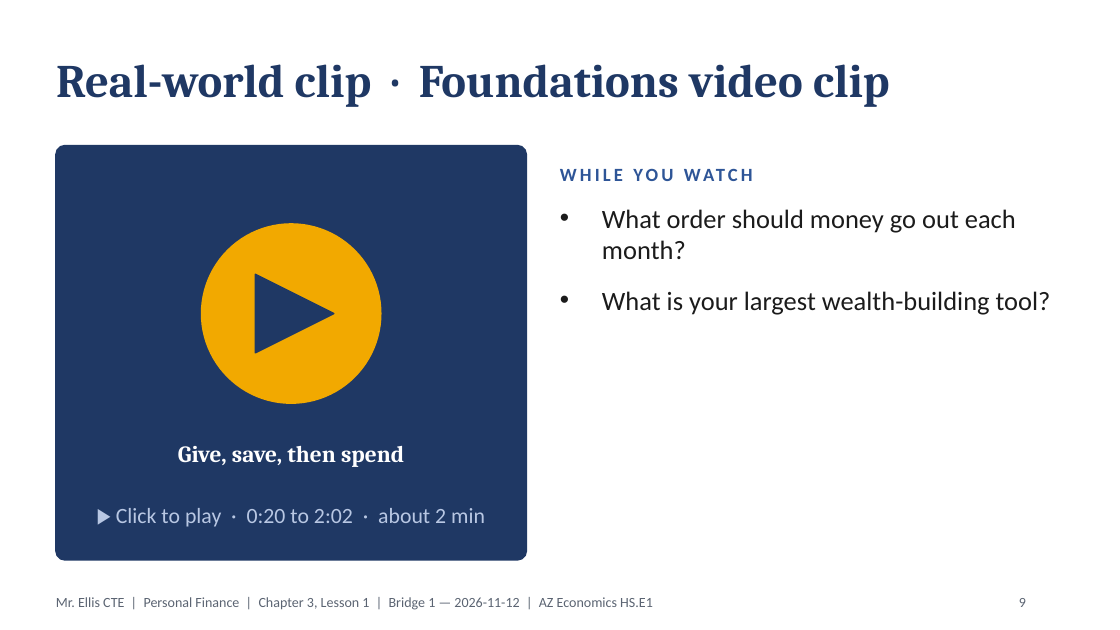
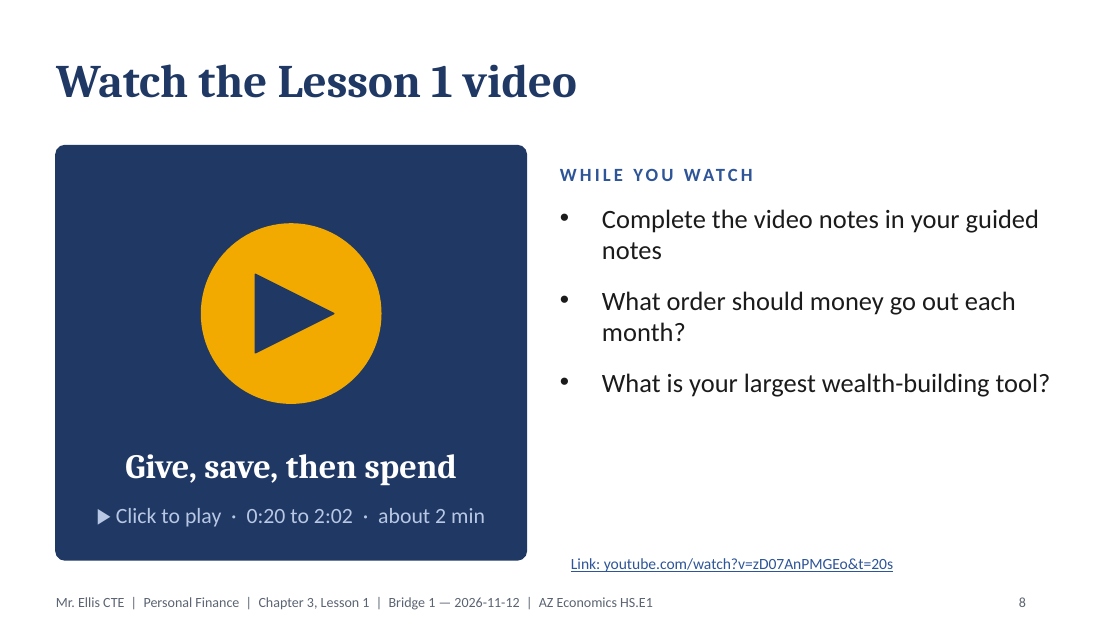
Before and after one commit to highgroundthree-art/electrical-el1-study-guides, a slide deck: slide 8 of financial-comprehension/personal/adult/Ch03_All_Lessons_ADULTS.pptx (slide 9 before the commit). Drawn at 1120x630 pixels with LibreOffice and Linux fonts; fonts in the diff are those of the drawing. Boxes give left, top, right and bottom in pixels: in the first picture for what was removed or moved away, otherwise in the second. Text is boxed around its words. In the diff, an @@ line names an element or a change of style, - is before the commit and + after.

```diff
--- a/financial-comprehension/personal/adult/Ch03_All_Lessons_ADULTS.pptx
+++ b/financial-comprehension/personal/adult/Ch03_All_Lessons_ADULTS.pptx
@@ title at (56, 64, 577, 98): text changed @@
-Real-world clip · Foundations video clip
+Watch the Lesson 1 video
@@ text at (602, 209, 1039, 259): paragraph added @@
+• Complete the video notes in your guided notes
@@ text "Give, save, then spend": place and size @@
-text "Give, save, then spend" at (178, 446, 404, 467)
+text "Give, save, then spend" at (125, 454, 457, 486)
@@ text "Give, save, then spend" at (125, 454, 457, 486): size 15 to 22 pt @@
@@ text added at (571, 558, 893, 572), 10 pt, text #2E5597, underline @@
+Link: youtube.com/watch?v=zD07AnPMGEo&t=20s
@@ page number at (1019, 597, 1026, 607): text changed @@
-9
+8
```
Also in this commit, not shown: 5 other slides changed, 5 slides removed, 11 other files.
